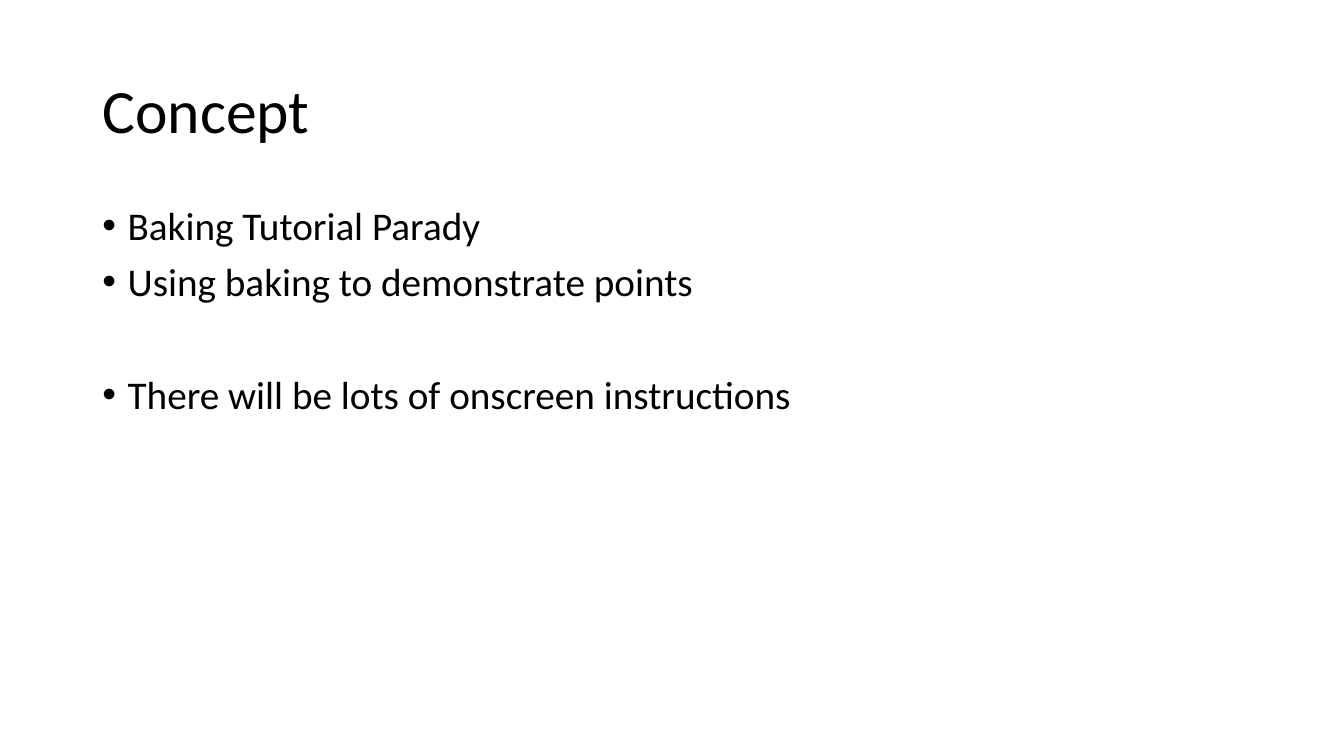
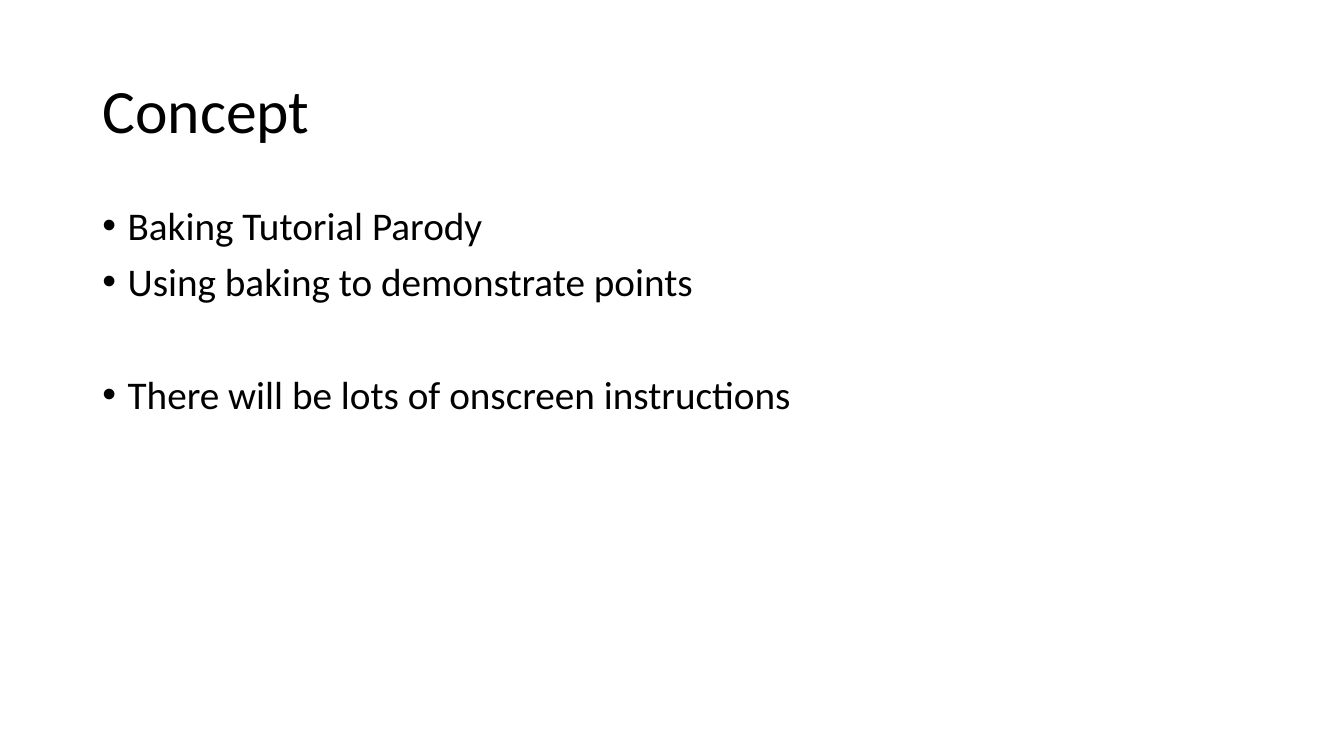
Before and after one commit to gavinhenderson/AC31009-Component, a slide deck: slide 2 of video/StoryBoard.pptx. Drawn at 1344x756 pixels with LibreOffice and Linux fonts; fonts in the diff are those of the drawing. Boxes give left, top, right and bottom in pixels: in the first picture for what was removed or moved away, otherwise in the second. Text is boxed around its words. In the diff, an @@ line names an element or a change of style, - is before the commit and + after.

```diff
--- a/video/StoryBoard.pptx
+++ b/video/StoryBoard.pptx
@@ text at (x1=128, y1=212, x2=482, y2=247): text changed @@
-• Baking Tutorial Parady
+• Baking Tutorial Parody
```
Also in this commit, not shown: 1 other file.
